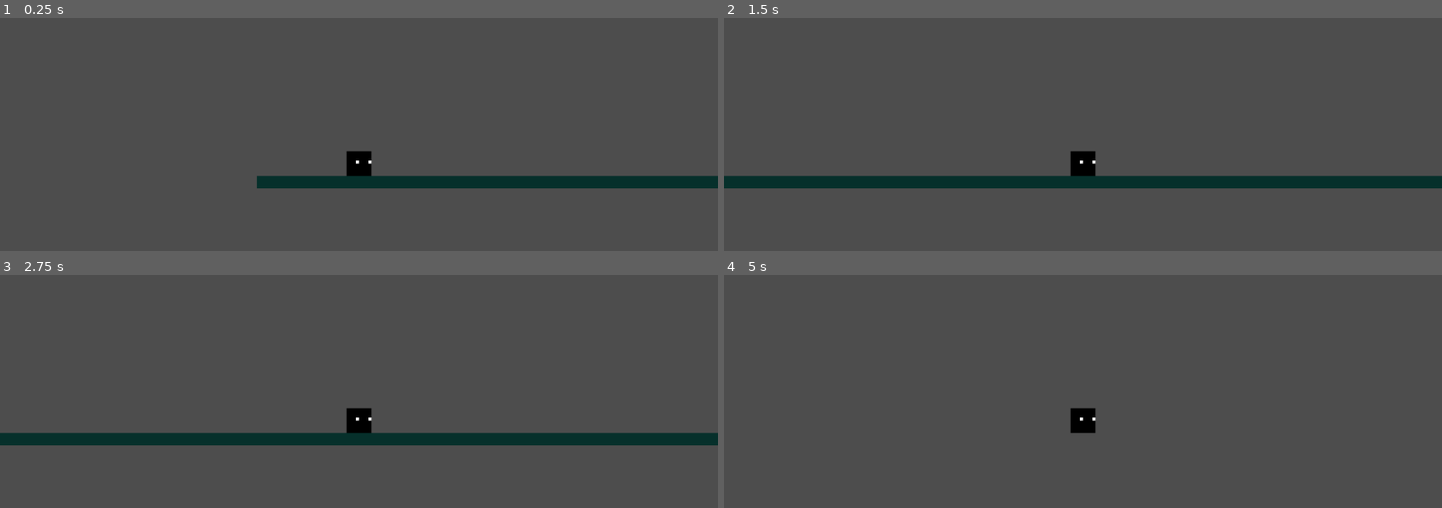
Above: before the commit, frames 1-4 (two rows, left to right).
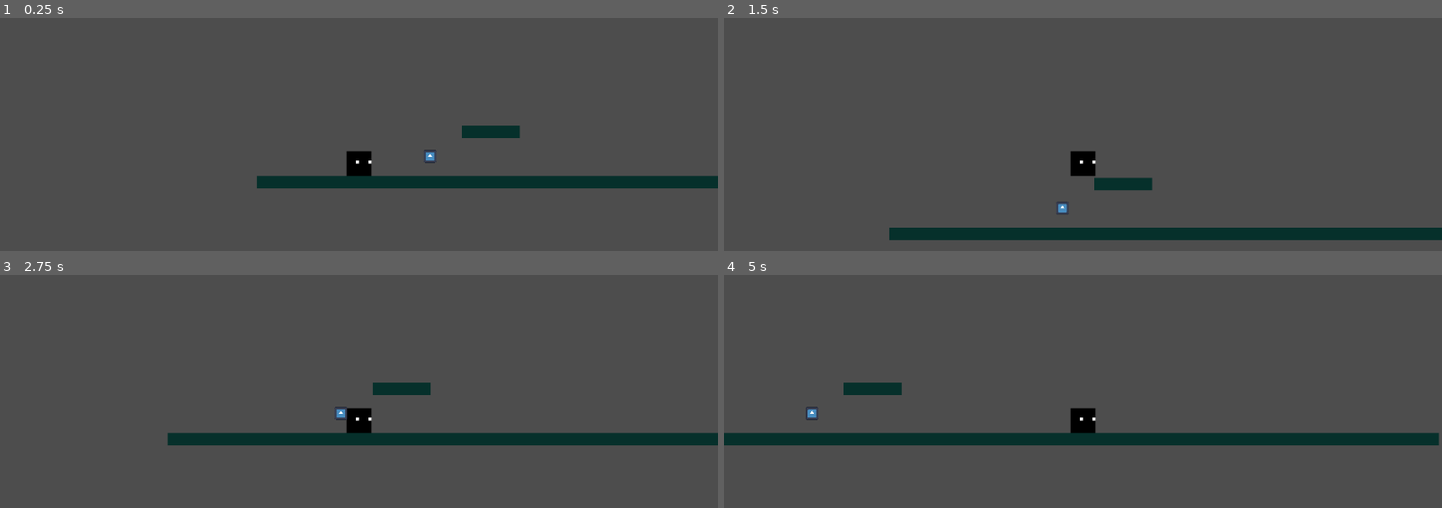
Above: after the commit, the same moments.

Repository: randemlyy/kinetic-shift
Game: Godot game, scene res://Scenes/TestLevel.tscn
Same seed, same stepped clock (60 frames per second), same inputs: the game is played once before the commit and once after it. The engine's default icon, where the game draws it, is replaced by a stand-in: a white triangle on a blue panel in a dark square.
Inputs (mouse positions are in pixels of both pictures, inside the frame that each line leads up to):
- Up to frame 1 (0.25 s): no input
- Up to frame 2 (1.5 s): tap Enter at 0.5 s; move the mouse to (1240, 143) at 0.52 s; hold D (right, bound only before the commit) from 0.53 s (still down); tap Shift (dash) at 0.6 s; click (1240, 143) at 0.67 s; tap Space (jump) at 0.77, 0.8, 1.07, 1.35 s; move the mouse to (939, 183) at 1.27 s
- Up to frame 3 (2.75 s): tap Space (jump) at 1.52, 1.82, 2.3 s; tap Shift (dash) at 1.55, 2.1 s; move the mouse to (430, 333) at 2.02 s; release D (right, bound only before the commit) at 2.03 s; hold A (left, bound only before the commit) from 2.03 s (still down)
- Up to frame 4 (5 s): move the mouse to (1047, 501) at 2.77 s; release A (left, bound only before the commit) at 2.78 s; hold D (right, bound only before the commit) 2.78-4.28 s; tap Alt at 2.85 s; click (1047, 501) at 2.92 s; tap Space (jump) at 3.02, 3.32, 3.77, 3.8, 4.07, 4.35, 4.52, 4.82 s; tap Shift (dash) at 3.05, 3.6, 4.55 s; move the mouse to (1298, 480) at 3.52 s; move the mouse to (867, 361) at 4.27 s; hold A (left, bound only before the commit) from 4.28 s (still down)

The runs differ from the first frame. In frame 1, 0.5% of the frame differs, in the area x 59-73%, y 46-63%; in frame 2, 9.3%, in the area x 0-100%, y 67-96%; in frame 3, 1.8%; in frame 4, 5.9%.

Commit message:
small fixies

Diff:
--- a/kinetic-shift/Scenes/Player.tscn
+++ b/kinetic-shift/Scenes/Player.tscn
@@ -5,12 +5,13 @@
 [ext_resource type="Script" uid="uid://bwq2eg0u7nygy" path="res://Scripts/DashComponent.gd" id="3_5ixxa"]
 [ext_resource type="Texture2D" uid="uid://bxu5itatabfr8" path="res://Assets/Sprites/TestPlayer.png" id="3_gntrk"]
 [ext_resource type="Script" uid="uid://dnb17cxfciytr" path="res://Scripts/LaunchComponent.gd" id="4_nn08x"]
+[ext_resource type="Script" uid="uid://3y1ldggyhm0a" path="res://Scripts/InputComponent.gd" id="6_nn08x"]
 
 [sub_resource type="RectangleShape2D" id="RectangleShape2D_dewec"]
 size = Vector2(40, 40)
 
 [sub_resource type="CircleShape2D" id="CircleShape2D_gntrk"]
-radius = 18.0
+radius = 28.0
 
 [node name="Player" type="CharacterBody2D" unique_id=464782827]
 script = ExtResource("1_kyqiw")
@@ -19,6 +20,7 @@
 shape = SubResource("RectangleShape2D_dewec")
 
 [node name="DashHitbox" type="Area2D" parent="." unique_id=429536259]
+collision_mask = 17
 
 [node name="CollisionShape2D" type="CollisionShape2D" parent="DashHitbox" unique_id=1760294041]
 shape = SubResource("CircleShape2D_gntrk")
@@ -39,3 +41,6 @@
 
 [node name="LaunchComponent" type="Node" parent="." unique_id=1855989546]
 script = ExtResource("4_nn08x")
+
+[node name="InputComponent" type="Node" parent="." unique_id=999841695]
+script = ExtResource("6_nn08x")
--- /dev/null
+++ b/kinetic-shift/Scenes/TestEnemy.tscn
@@ -0,0 +1,16 @@
+[gd_scene format=3 uid="uid://dagwlnp7vfxpo"]
+
+[ext_resource type="Texture2D" uid="uid://ckst4d7vti5mj" path="res://icon.svg" id="1_cshhr"]
+
+[sub_resource type="RectangleShape2D" id="RectangleShape2D_wacs0"]
+size = Vector2(18, 20)
+
+[node name="TestEnemy" type="StaticBody2D" unique_id=348861785 groups=["Enemy"]]
+collision_layer = 17
+
+[node name="CollisionShape2D" type="CollisionShape2D" parent="." unique_id=1246664941]
+shape = SubResource("RectangleShape2D_wacs0")
+
+[node name="Sprite2D" type="Sprite2D" parent="." unique_id=69821808]
+scale = Vector2(0.16, 0.16)
+texture = ExtResource("1_cshhr")
--- a/kinetic-shift/Scenes/TestLevel.tscn
+++ b/kinetic-shift/Scenes/TestLevel.tscn
@@ -2,6 +2,7 @@
 
 [ext_resource type="PackedScene" uid="uid://bc0crnlampe6q" path="res://Scenes/Platform.tscn" id="1_5ms4e"]
 [ext_resource type="PackedScene" uid="uid://c4x33uyjhsfud" path="res://Scenes/Player.tscn" id="2_shgkq"]
+[ext_resource type="PackedScene" uid="uid://dagwlnp7vfxpo" path="res://Scenes/TestEnemy.tscn" id="3_shgkq"]
 
 [node name="Node2D" type="Node2D" unique_id=1774890080]
 
@@ -11,3 +12,10 @@
 
 [node name="Player" parent="." unique_id=464782827 instance=ExtResource("2_shgkq")]
 position = Vector2(48, 378)
+
+[node name="Platform2" parent="." unique_id=123808926 instance=ExtResource("1_5ms4e")]
+position = Vector2(259.185, 354)
+scale = Vector2(4.665, 1)
+
+[node name="TestEnemy" parent="." unique_id=348861785 instance=ExtResource("3_shgkq")]
+position = Vector2(162, 393)
--- a/kinetic-shift/Scripts/DashComponent.gd
+++ b/kinetic-shift/Scripts/DashComponent.gd
@@ -3,8 +3,8 @@
 signal enemy_hit(launch_dir: Vector2)
 
 @export_group("Dash")
-@export var dash_speed = 1200.0
-@export var dash_duration = 0.05
+@export var dash_distance = 50.0
+@export var dash_duration = 0.09
 @export var hitbox: Area2D
 
 var active = false
@@ -12,7 +12,8 @@
 var dash_ready = true
 var direction = Vector2.RIGHT
 var time_left = 0.0
-var hit_targets: Array[Area2D] = []
+var distance_left = 0.0
+var hit_targets: Array[Node2D] = []
 
 func refresh() -> void:
 	dash_ready = true
@@ -20,36 +21,51 @@
 func can_start() -> bool:
 	return dash_ready
 
-func start(player_facing: float) -> void:
+func start(player_facing: float, input_dir: Vector2) -> void:
 	facing = player_facing
-	direction = _held_direction()
+	direction = input_dir.normalized()
 
 	if direction == Vector2.ZERO:
 		direction = Vector2(facing, 0.0)
 
 	dash_ready = false
 	active = true
-
 	time_left = dash_duration
+	distance_left = dash_distance
 	hit_targets.clear()
 
-func tick(delta: float) -> void:
-	time_left -= delta
-	if time_left <= 0.0:
+func velocity_for_frame(delta: float) -> Vector2:
+	var step_time = minf(delta, time_left)
+	if step_time <= 0.0:
+		return Vector2.ZERO
+
+	return direction * (distance_left/step_time)
+
+func advance(delta: float) -> void:
+	var step_time := minf(delta, time_left)
+
+	time_left -= step_time
+	distance_left = maxf(0.0, distance_left - (dash_distance * step_time / dash_duration))
+
+	if time_left <= 0.0 or distance_left <= 0.0:
 		active = false
 
-func current_velocity() -> Vector2:
-	return direction * dash_speed
+func check_targets(input_c: InputComponent) -> void:
+	if not active or hitbox == null:
+		return
 
-func check_targets() -> void:
-	pass
+	for body in hitbox.get_overlapping_bodies():
+		if body.is_in_group("Enemy") and not hit_targets.has(body):
+			hit_targets.append(body)
+			active = false
+			refresh()
+			enemy_hit.emit(_launch_direction(input_c.move_dir))
+			print("Enemy hit!")
+			return
 
-func _held_direction() -> Vector2:
-	return Input.get_vector("left", "right", "up", "down").normalized()
-
-func _launch_direction() -> Vector2:
-	var held_direction = _held_direction()
+func _launch_direction(input_dir: Vector2) -> Vector2:
+	var held_direction = input_dir
 	if held_direction != Vector2.ZERO:
 		return held_direction
 
-	return Vector2(facing, 0.0)
+	return direction
--- /dev/null
+++ b/kinetic-shift/Scripts/InputComponent.gd
@@ -0,0 +1,13 @@
+class_name InputComponent
+extends Node
+
+var move_x := 0.0
+var move_dir := Vector2.ZERO
+var jump_pressed := false
+var dash_pressed := false
+
+func update_input() -> void:
+	move_x = Input.get_axis("move_left", "move_right")
+	move_dir = Input.get_vector("move_left", "move_right", "move_up", "move_down")
+	jump_pressed = Input.is_action_just_pressed("jump")
+	dash_pressed = Input.is_action_just_pressed("dash")
--- a/kinetic-shift/Scripts/LaunchComponent.gd
+++ b/kinetic-shift/Scripts/LaunchComponent.gd
@@ -1,7 +1,8 @@
 extends Node
 
-@export var launch_speed := 460.0
-@export var launch_duration := 0.16
+@export_group("Launch")
+@export var launch_speed := 650.0
+@export var launch_duration := 0.14
 
 var active := false
 var direction := Vector2.ZERO
--- a/kinetic-shift/Scripts/MovementComponent.gd
+++ b/kinetic-shift/Scripts/MovementComponent.gd
@@ -13,13 +13,13 @@
 var coyote_left = 0.0
 var jump_buffer_left = 0.0
 
-func tick(body: CharacterBody2D, delta: float) -> void:
+func tick(body: CharacterBody2D, delta: float, input_c: InputComponent) -> void:
 	if body.is_on_floor():
 		coyote_left = coyote_time
 	else:
 		coyote_left = maxf(0.0, coyote_left - delta)
 		body.velocity.y += gravity * delta
-	if Input.is_action_just_pressed("jump"):
+	if input_c.jump_pressed:
 		jump_buffer_left = jump_buffer_time
 	else:
 		jump_buffer_left = maxf(0.0, jump_buffer_left - delta)
@@ -29,17 +29,10 @@
 		jump_buffer_left = 0.0
 		coyote_left = 0.0
 
-	jump_buffer_left = maxf(0.0, jump_buffer_left - delta)
-
-	var dir = Input.get_axis("left", "right")
+	var dir = input_c.move_x
 
 	if dir != 0.0:
 		facing = dir
 		body.velocity.x = move_toward(body.velocity.x, dir * speed, acceleration * delta)
 	else:
 		body.velocity.x = move_toward(body.velocity.x, 0.0, deceleration * delta)
-
-	if jump_buffer_left > 0.0 and coyote_left > 0.0:
-		body.velocity.y = -jump_speed
-		jump_buffer_time = 0.0
-		coyote_left = 0.0
--- a/kinetic-shift/Scripts/Player.gd
+++ b/kinetic-shift/Scripts/Player.gd
@@ -1,43 +1,39 @@
 extends CharacterBody2D
 
-
+@onready var input_c = $InputComponent
 @onready var dash_c = $DashComponent
 @onready var launch_c = $LaunchComponent
 @onready var movement_c = $MovementComponent
 
-
-var dash_left = 0.0
-var dash_direction = Vector2.RIGHT
-var dash_available = true
-var is_dashing = false
-var hit_targets: Array[Area2D] = []
-
 func _ready() -> void:
+	dash_c.hitbox = $DashHitbox
 	dash_c.enemy_hit.connect(_on_enemy_hit)
 
 func _physics_process(delta: float) -> void:
+	input_c.update_input()
 	if is_on_floor():
 		dash_c.refresh()
 
 	if not dash_c.active and not launch_c.active:
-		if Input.is_action_just_pressed("dash") and dash_c.can_start():
-			dash_c.start(movement_c.facing)
+		if input_c.dash_pressed and dash_c.can_start():
+			dash_c.start(movement_c.facing, input_c.move_dir)
 
 	if dash_c.active:
-		dash_c.tick(delta)
-		velocity = dash_c.current_velocity()
+		velocity = dash_c.velocity_for_frame(delta)
 
 	elif launch_c.active:
 		launch_c.tick(delta)
 		velocity = launch_c.current_velocity()
 
 	else:
-		movement_c.tick(self, delta)
+		movement_c.tick(self, delta, input_c)
 
 	move_and_slide()
 
 	if dash_c.active:
-		dash_c.check_targets()
+		dash_c.check_targets(input_c)
+		if dash_c.active:
+			dash_c.advance(delta)
 
 func _on_enemy_hit(launch_dir: Vector2) -> void:
 	launch_c.start(launch_dir)
--- a/kinetic-shift/project.godot
+++ b/kinetic-shift/project.godot
@@ -19,24 +19,28 @@
 
 enabled=PackedStringArray("res://addons/godot_super-wakatime/plugin.cfg")
 
+[global_group]
+
+Enemy=""
+
 [input]
 
-up={
+move_up={
 "deadzone": 0.2,
 "events": [Object(InputEventKey,"resource_local_to_scene":false,"resource_name":"","device":-1,"window_id":0,"alt_press …(192 unchanged characters)…
 ]
 }
-down={
+move_down={
 "deadzone": 0.2,
 "events": [Object(InputEventKey,"resource_local_to_scene":false,"resource_name":"","device":-1,"window_id":0,"alt_press …(192 unchanged characters)…
 ]
 }
-left={
+move_left={
 "deadzone": 0.2,
 "events": [Object(InputEventKey,"resource_local_to_scene":false,"resource_name":"","device":-1,"window_id":0,"alt_press …(191 unchanged characters)…
 ]
 }
-right={
+move_right={
 "deadzone": 0.2,
 "events": [Object(InputEventKey,"resource_local_to_scene":false,"resource_name":"","device":-1,"window_id":0,"alt_press …(192 unchanged characters)…
 ]
Not shown, added: kinetic-shift/Scripts/InputComponent.gd.uid
